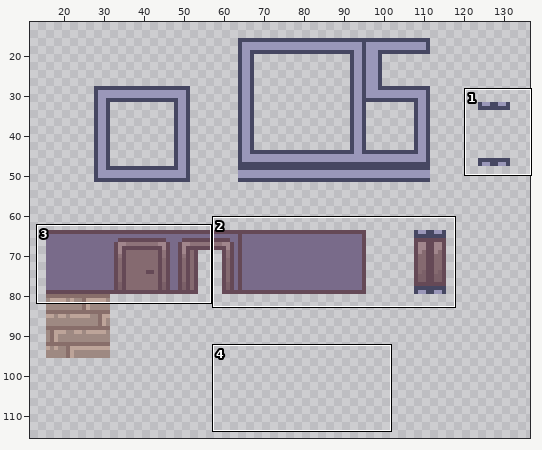
Two states of a sprite sheet, Assets/Resources/Art/Tiles/Office/Floor and Walls/Office_Tilemap.png. Above, an overview of the earlier version with the close-up marked.
Close-up. Before the commit:
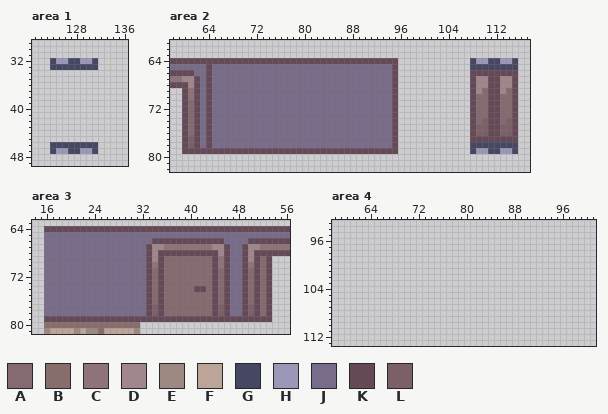
The file is 416x240 pixels. Colours within 5 levels of each other are drawn and written as one. Shown: area 1: x 121..136, y 29..49; area 2: x 58..117, y 61..82; area 3: x 14..56, y 63..81; area 4: x 58..101, y 93..113. The wide view leaves out empty margins.
Palette (. is transparent): A #856a70  B #886e6a  C #8e7379  D #a1868c  E #9e8982  F #bda499  G #464762  H #9a97b9  J #796b8a  K #654956  L #7b6068
Pixels before, area 1, first column x 124:
32 GHHGGHHG
33 GGGGGGGG
34 ........
35 ........
36 ........
37 ........
38 ........
39 ........
40 ........
41 ........
42 ........
43 ........
44 ........
45 ........
46 GGGGGGGG
47 GHHGGHHG
Pixels before, area 2, first column x 58:
64 KKKKKKKKKKKKKKKKKKKKKKKKKKKKKKKKKKKKKK............GHHGGHHG
65 JJJJJJKJJJJJJJJJJJJJJJJJJJJJJJJJJJJJJK............GGGGGGGG
66 KKKKJJKJJJJJJJJJJJJJJJJJJJJJJJJJJJJJJK............KKKKKKKK
67 CCDDKJKJJJJJJJJJJJJJJJJJJJJJJJJJJJJJJK............KDDKKDDK
68 KKKDKJKJJJJJJJJJJJJJJJJJJJJJJJJJJJJJJK............KDDKKDDK
69 ..KCKJKJJJJJJJJJJJJJJJJJJJJJJJJJJJJJJK............KDAKKDAK
70 ..KCKJKJJJJJJJJJJJJJJJJJJJJJJJJJJJJJJK............KAAKKAAK
71 ..KAKJKJJJJJJJJJJJJJJJJJJJJJJJJJJJJJJK............KAAKKAAK
72 ..KAKJKJJJJJJJJJJJJJJJJJJJJJJJJJJJJJJK............KAAKKAAK
73 ..KAKJKJJJJJJJJJJJJJJJJJJJJJJJJJJJJJJK............KAAKKAAK
74 ..KAKJKJJJJJJJJJJJJJJJJJJJJJJJJJJJJJJK............KALKKALK
75 ..KAKJKJJJJJJJJJJJJJJJJJJJJJJJJJJJJJJK............KLLKKLLK
76 ..KAKJKJJJJJJJJJJJJJJJJJJJJJJJJJJJJJJK............KLLKKLLK
77 ..KLKJKJJJJJJJJJJJJJJJJJJJJJJJJJJJJJJK............KKKKKKKK
78 ..KLKJKJJJJJJJJJJJJJJJJJJJJJJJJJJJJJJK............GGGGGGGG
79 ..KKKKKKKKKKKKKKKKKKKKKKKKKKKKKKKKKKKK............GHHGGHHG
Pixels before, area 3, first column x 16:
64 KKKKKKKKKKKKKKKKKKKKKKKKKKKKKKKKKKKKKKKKK
65 JJJJJJJJJJJJJJJJJJJJJJJJJJJJJJJJJJJJJJJJJ
66 JJJJJJJJJJJJJJJJJJKKKKKKKKKKKKJJJJKKKKKKK
67 JJJJJJJJJJJJJJJJJKDDCCCCCCCCDDKJJKDDCCCCC
68 JJJJJJJJJJJJJJJJJKDKKKKKKKKKKDKJJKDKKKKKK
69 JJJJJJJJJJJJJJJJJKDKAAAAAAAAKCKJJKDKAK...
70 JJJJJJJJJJJJJJJJJKCKAAAAAAAAKCKJJKCKAK...
71 JJJJJJJJJJJJJJJJJKAKAAAAAAAAKAKJJKAKAK...
72 JJJJJJJJJJJJJJJJJKAKAAAAAAAAKAKJJKAKAK...
73 JJJJJJJJJJJJJJJJJKAKAAAAAAAAKAKJJKAKAK...
74 JJJJJJJJJJJJJJJJJKAKAAAAAKKAKAKJJKAKAK...
75 JJJJJJJJJJJJJJJJJKAKAAAAAAAAKAKJJKAKAK...
76 JJJJJJJJJJJJJJJJJKAKAAAAAAAAKAKJJKAKAK...
77 JJJJJJJJJJJJJJJJJKLKAAAAAAAAKLKJJKLKAK...
78 JJJJJJJJJJJJJJJJJKLKAAAAAAAAKLKJJKLKAK...
79 KKKKKKKKKKKKKKKKKKKKKKKKKKKKKKKKKKKKKK...
80 BBBBBBBBBBBBBBBB.........................
81 EFFFFEFEEBFFFFFE.........................
After the commit:
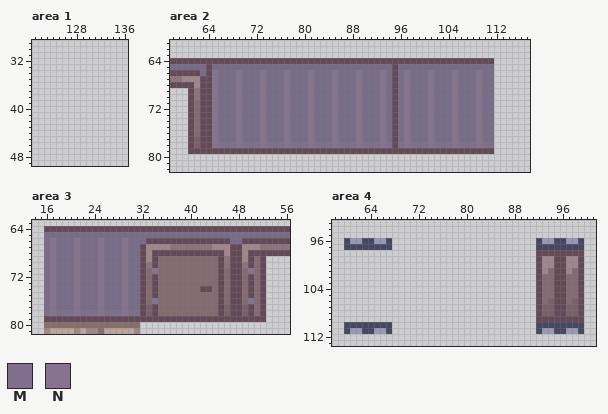
Colours new in this view: M #7f6e8c  N #87738f
Difference:
Changed rows in their new state; - is an unchanged pixel.
Area 1:
first column x 124:
32 ........
33 ........
first column x 124:
46 ........
47 ........
Area 2:
first column x 60:
64 ------------------------------------KKKKKKKKKKKKKKKK....
65 ------------------------------------JJJJJJJJJJJJJJJJ....
66 --K--N---N---N---N---N---N---N---N--JNJJJNJJJNJJJNJJ....
67 --DK-N---N---N---N---N---N---N---N--JNJJJNJJJNJJJNJJ....
68 -KDK-N---N---N---N---N---N---N---N--JNJJJNJJJNJJJNJJ....
69 .KCK-N---N---N---N---N---N---N---N--JNJJJNJJJNJJJNJJ....
70 .KCK-N---N---N---N---N---N---N---N--JNJJJNJJJNJJJNJJ....
71 .KAK-N---N---N---N---N---N---N---N--JNJJJNJJJNJJJNJJ....
72 .KAK-N---N---N---N---N---N---N---N--JNJJJNJJJNJJJNJJ....
73 .KAK-N---N---N---N---N---N---N---N--JNJJJNJJJNJJJNJJ....
74 .KAK-N---N---N---N---N---N---N---N--JNJJJNJJJNJJJNJJ....
75 .KAK-N---N---N---N---N---N---N---N--JNJJJNJJJNJJJNJJ....
76 .KAK-N---N---N---N---N---N---N---N--JNJJJNJJJNJJJNJJ....
77 .KLK-N---N---N---N---N---N---N---N--JNJJJNJJJNJJJNJJ....
78 .KLK-NMMMNMMMNMMMNMMMNMMMNMMMNMMMNM-MNMMMNMMMNMMMNMM....
79 .-----------------------------------KKKKKKKKKKKKKKKK....
Area 3:
first column x 16:
66 -N---N---N---N---K------------K--K----
67 -N---N---N---N--KD--D---------DKKD----
68 -N---N---N---N--KDK----------KDKKDK---
69 -N---N---N---N--KDKA--------AKCKKDKAK.
70 -N---N---N---N--KCKA--------AKCKKCKAK.
71 -N---N---N---N--KANA--------AKAKKANAK.
72 -N---N---N---N--KAKA--------AKAKKAKAK.
73 -N---N---N---N--KAKA--------AKAKKAKAK.
74 -N---N---N---N--KAKA-----A-KAKAKKAKAK.
75 -N---N---N---N--KAKA--------AKAKKAKAK.
76 -N---N---N---N--KANA--------AKAKKANAK.
77 -N---N---N---N--KLKA--------AKLKKLKAK.
78 MNMMMNMMMNMMMNMMKLKA--------AKLKKLKAK.
79 -------------------------------------.
Area 4:
first column x 60:
 96 GHHGGHHG------------------------GHHGGHHG
 97 GGGGGGGG------------------------GGGGGGGG
 98 --------------------------------KKKKKKKK
 99 --------------------------------KDDKKDDK
100 --------------------------------KDDKKDDK
101 --------------------------------KDAKKDAK
102 --------------------------------KAAKKAAK
103 --------------------------------KAAKKAAK
104 --------------------------------KAAKKAAK
105 --------------------------------KAAKKAAK
106 --------------------------------KALKKALK
107 --------------------------------KLLKKLLK
108 --------------------------------KLLKKLLK
109 --------------------------------KKKKKKKK
110 GGGGGGGG------------------------GGGGGGGG
111 GHHGGHHG------------------------GHHGGHHG
Boxes around the changes in both close-ups, in picture pixels (x1, y1, x2, y2):
erased: (50, 58, 98, 70)
erased: (50, 142, 98, 154)
changed: (182, 58, 518, 154)
changed: (44, 238, 170, 316)
changed: (194, 238, 272, 322)
added: (344, 238, 392, 250)
added: (536, 238, 584, 334)
added: (344, 322, 392, 334)
